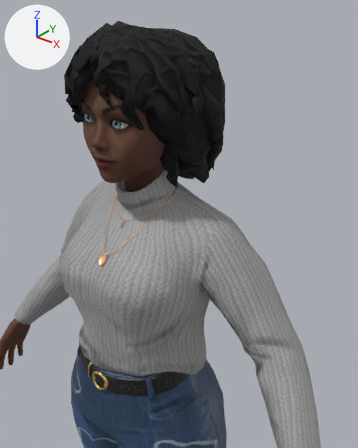
A saved change to the glTF model client/public/models/Girlfriend.glb.
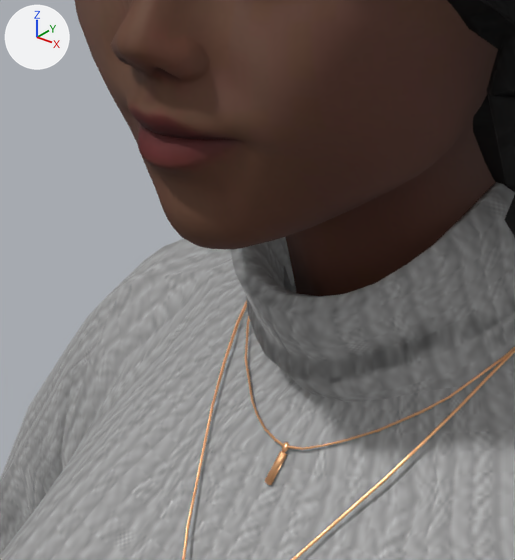
Old and new are each drawn from a 50 mm camera at (0.594, -0.667, 1.83) aimed at (0.12, -0.074, 1.462) and again close up on the part from 19% to 47% of the width and 30% to 54% of the height. The lights are fixed; the arrows at upper left show +X, +Y and +Z. Vertices at the same position are counted once.

Script lines for the objects in view, before the commit:
```python
me_wolf3d_head = bpy.data.meshes.new('Wolf3D_Head')
me_wolf3d_head.from_pydata(...)  # 2060 vertices, 4094 faces; spans x -0.094..0.094, y -0.146..0.055, z 1.432..1.743
me_wolf3d_head.materials.append(mat_wolf3d_skin)  # picture img_basecolor_001
me_wolf3d_outfit_top = bpy.data.meshes.new('Wolf3D_Outfit_Top')
me_wolf3d_outfit_top.from_pydata(...)  # 2218 vertices, 4299 faces; spans x -0.429..0.429, y -0.183..0.082, z 1.008..1.533
me_wolf3d_outfit_top.materials.append(mat_wolf3d_outfit_top)
me_wolf3d_teeth = bpy.data.meshes.new('Wolf3D_Teeth')
me_wolf3d_teeth.from_pydata(...)  # 77 vertices, 100 faces; spans x -0.0275..0.0275, y -0.1305..-0.0649, z 1.5485..1.5837
me_wolf3d_teeth.materials.append(mat_wolf3d_teeth)  # picture img_wolf3d_teeth
ob_wolf3d_head = bpy.data.objects.new('Wolf3D_Head', me_wolf3d_head)
ob_wolf3d_head.location = (0.0, 0.0, 0.0)
ob_wolf3d_outfit_top = bpy.data.objects.new('Wolf3D_Outfit_Top', me_wolf3d_outfit_top)
ob_wolf3d_outfit_top.location = (0.0, 0.0, 0.0)
ob_wolf3d_teeth = bpy.data.objects.new('Wolf3D_Teeth', me_wolf3d_teeth)
ob_wolf3d_teeth.location = (0.0, 0.0, 0.0)
# also in view: 'Wolf3D_Hair' at (0.001, -0.008, 1.633)
```
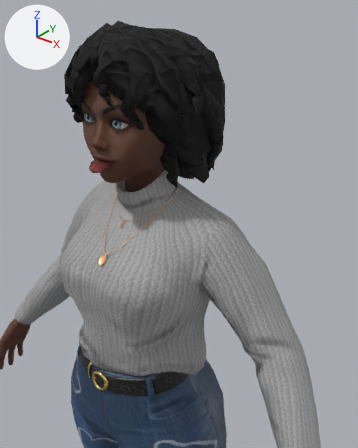
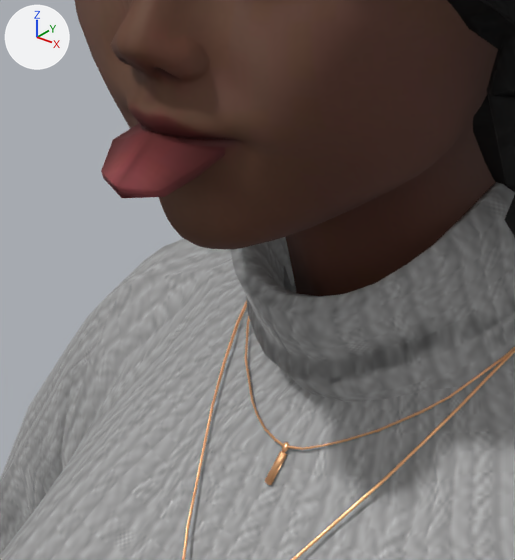
The newer file adds a shape key; the second version is drawn at full value of the shape key 'tongueOut' of 'Wolf3D_Teeth', and the change is written as the vertex moves it makes.

Boxes [x1, y1, x2, y2] around the edits, measured in the close-ups (515 x 560 px):
'Wolf3D_Teeth', reshaped (not visible before)
    after: [101, 123, 226, 198]

Edits to the bpy script that builds the scene:
```text
Change me_wolf3d_teeth:
    used by ob_wolf3d_teeth; location = (0.0, 0.0, 0.0)
    remove me_wolf3d_teeth.from_pydata(...)  # 77 vertices, 100 faces; spans x -0.0275..0.0275, y -0.1305..-0.0649, z 1.5485..1.5837
    add me_wolf3d_teeth.from_pydata(...)  # 77 vertices, 100 faces; spans x -0.0275..0.0275, y -0.1523..-0.0889, z 1.5481..1.5837
    me_wolf3d_teeth part 1: 17 of 77 vertices moved; they spanned x -0.02..0.02, y -0.115..-0.0649, z 1.5602..1.5717 and now span x -0.02..0.02, y -0.1523..-0.0978, z 1.5481..1.5712; mean shift (0.0, -0.0373, -0.0065); largest move (0.0, -0.0937, 1.5705) -> (0.0, -0.1366, 1.5648)
```
